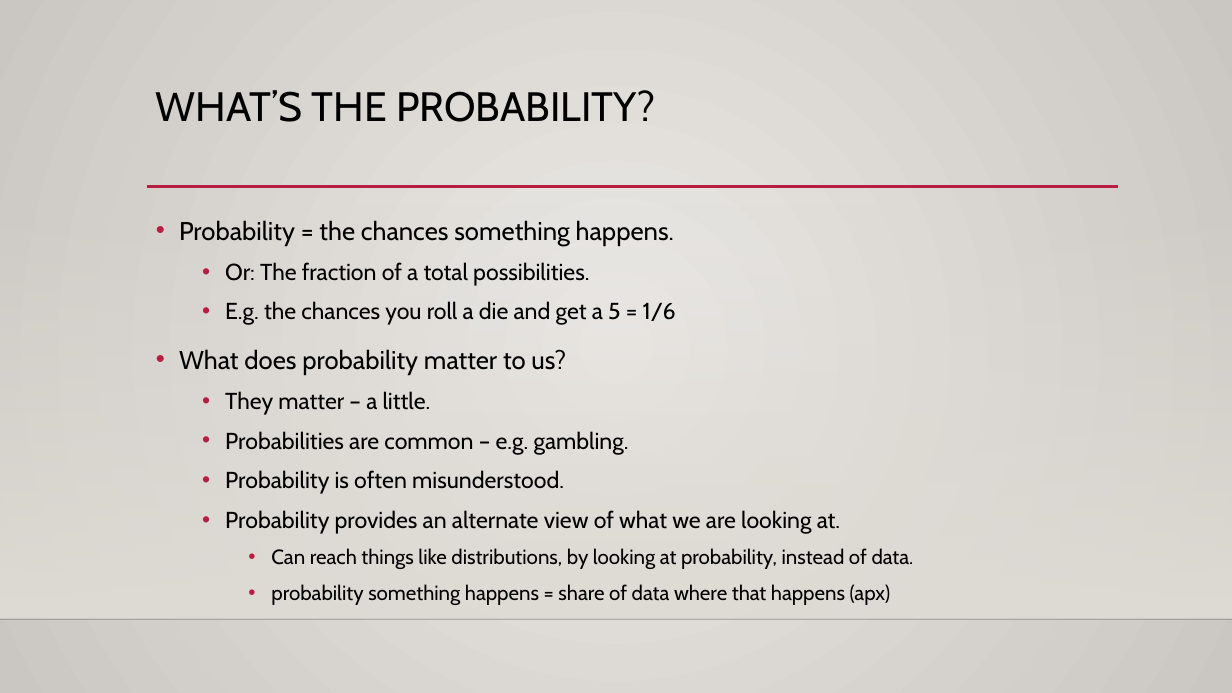
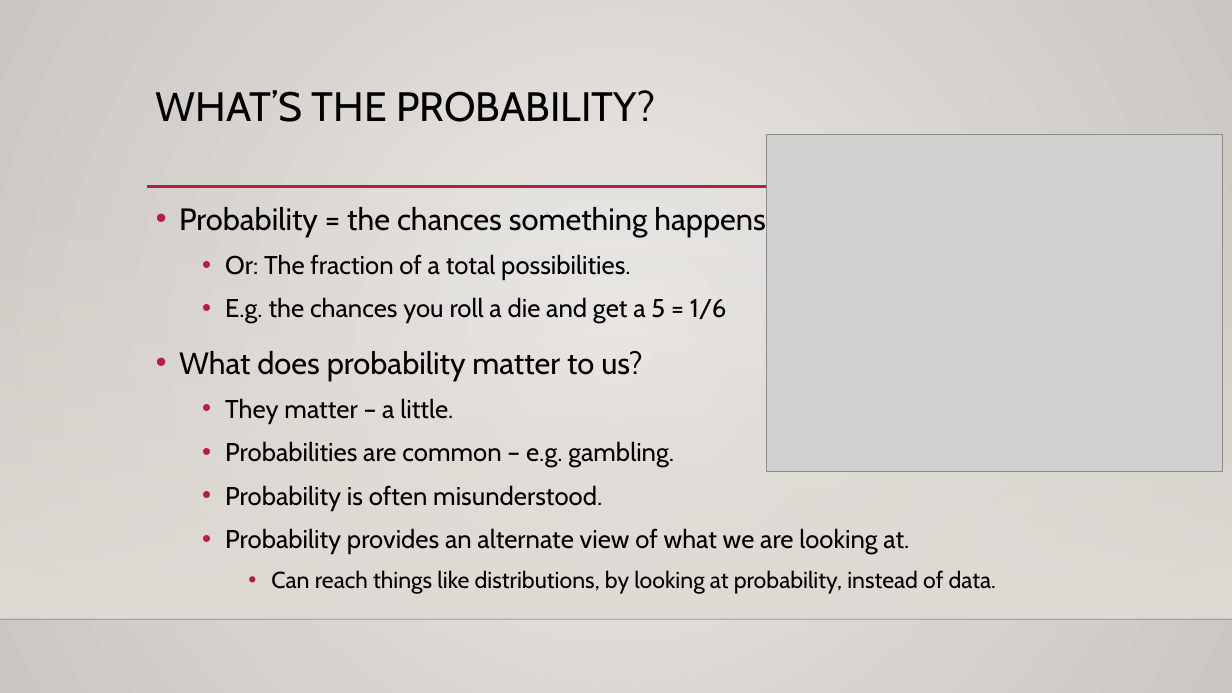
Before and after one commit to AkeemSemperDataScience/Basic_Stats_in_Python_Student_Repository, a slide deck: slide 10 of reference_material/slides/013_Probability_and_Bayes.pptx (slide 7 before the commit). Drawn at 1232x693 pixels with LibreOffice and Linux fonts; fonts in the diff are those of the drawing; grey boxes stand for pictures; background and template pictures are left out. Boxes give left, top, right and bottom in pixels: in the first picture for what was removed or moved away, otherwise in the second. Text is boxed around its words. In the diff, an @@ line names an element or a change of style, - is before the commit and + after.

```diff
--- a/reference_material/slides/013_Probability_and_Bayes.pptx
+++ b/reference_material/slides/013_Probability_and_Bayes.pptx
@@ picture added at (767,134,1223,471) @@
@@ text "Probability = the chances something ...": place and size @@
-text "Probability = the chances something ..." at (179,220,914,605)
+text "Probability = the chances something ..." at (179,203,996,594)
@@ text "Probability = the chances something ..." at (179,203,996,594): size 20 to 24 pt in "Probability = the chances something happens.", "What does probability matter to us?"; size 18 to 20 pt in "Or: The fraction of a total possibilities.", "E.g. the chances you roll a die ...", "They matter – a little.", "Probabilities are common – e.g. gambling." and 2 more places; size 16 to 18 pt in "Can reach things like distributions, by looking ..." @@
@@ text at (271,584,891,605): paragraph removed @@
-    • probability something happens = share of data where that happens (apx)
```
Also in this commit, not shown: 15 other slides changed, 13 slides added, 1 slide removed.
